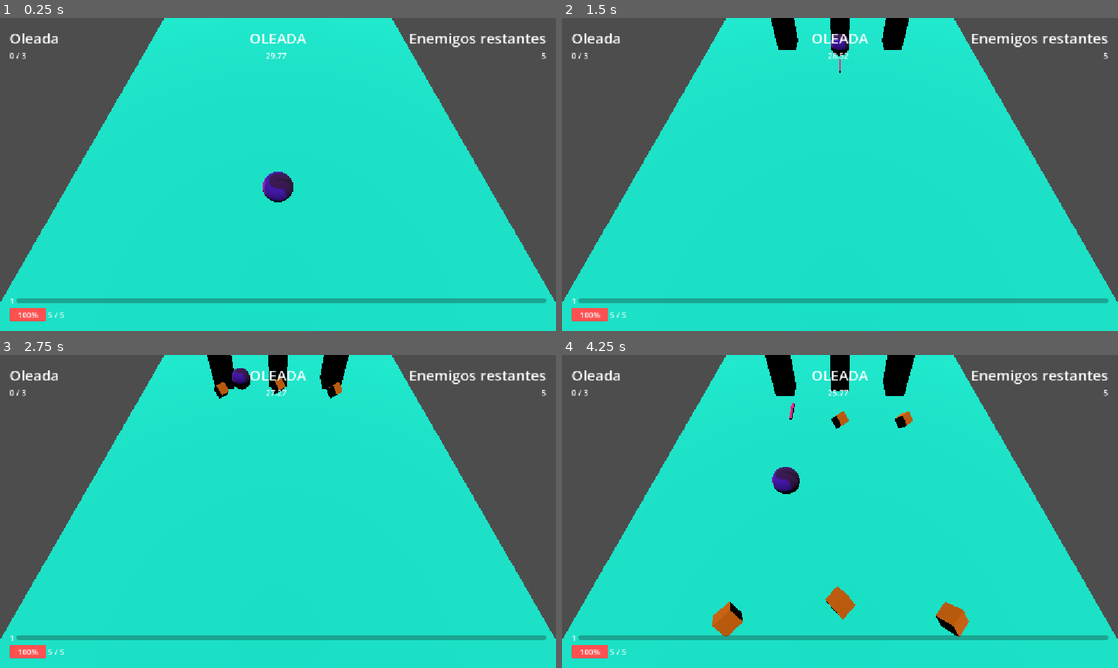
Above: before the commit, frames 1-4 (two rows, left to right).
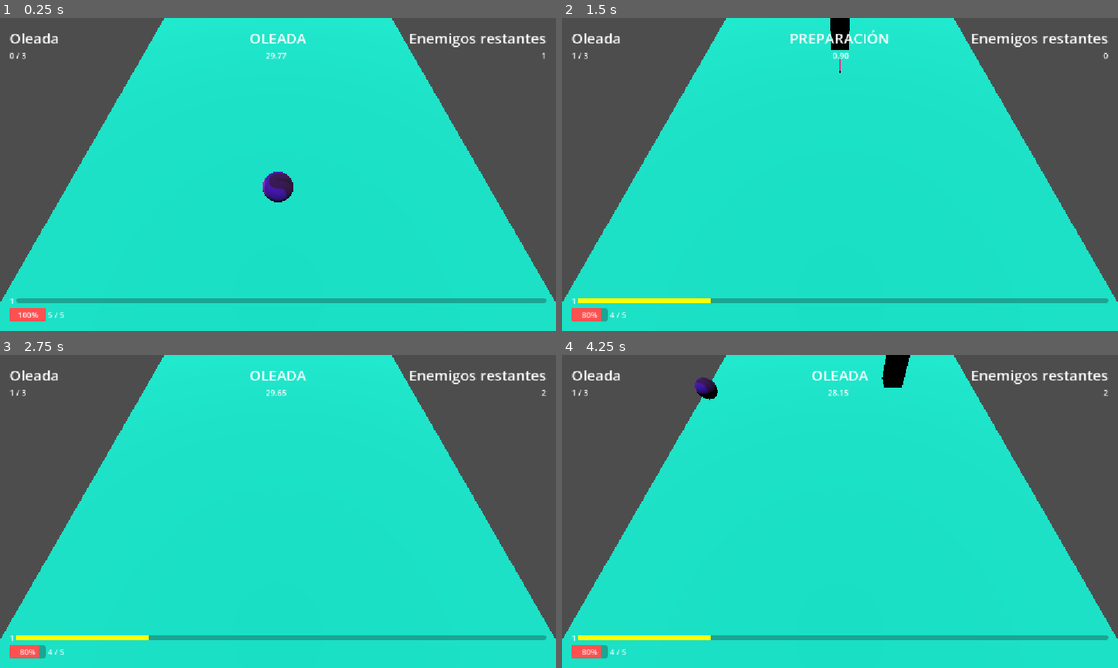
Above: after the commit, the same moments.

Repository: EliOrozco/rapidin
Game: Godot game, scene res://scenes/main_scene.tscn
Same seed, same stepped clock (60 frames per second), same inputs: the game is played once before the commit and once after it. The engine's default icon, where the game draws it, is replaced by a stand-in: a white triangle on a blue panel in a dark square. Sound files missing from this copy of the repository are replaced by a short silence.
Inputs:
- Up to frame 1 (0.25 s): no input
- Up to frame 2 (1.5 s): tap Enter at 0.5 s; hold W (up) from 0.53 s (still down)
- Up to frame 3 (2.75 s): release W (up) at 2.03 s; hold A (left) from 2.03 s (still down)
- Up to frame 4 (4.25 s): release A (left) at 3.53 s; hold S (down) from 3.53 s (still down)

The runs differ from the first frame. In frame 1, less than 0.1% of the frame differs, in the area x 97-99%, y 11-14%; in frame 2, 1.8%; in frame 3, 2.0%; in frame 4, 3.6%, in the area x 1-99%, y 0-97%.

Commit message:
Handle enemy collisions and wave completion
Disable enemy collisions on death, add player damage handling, and update wave cooldown and victory messaging. Add randomized audio pitch and reduce the initial enemy count.

Diff:
--- a/scenes/enemy.tscn
+++ b/scenes/enemy.tscn
@@ -14,6 +14,16 @@
 
 [sub_resource type="BoxMesh" id="BoxMesh_g4v7s"]
 size = Vector3(1, 2, 1)
+
+[sub_resource type="AudioStreamRandomizer" id="AudioStreamRandomizer_21x48"]
+random_pitch = 1.7817973
+streams_count = 1
+stream_0/stream = ExtResource("6_xwavj")
+
+[sub_resource type="AudioStreamRandomizer" id="AudioStreamRandomizer_332ww"]
+random_pitch = 1.7817973
+streams_count = 1
+stream_0/stream = ExtResource("7_nenq2")
 
 [sub_resource type="ViewportTexture" id="ViewportTexture_md484"]
 viewport_path = NodePath("SubViewport")
@@ -35,6 +45,7 @@
 cooldown = 7.0
 
 [node name="CollisionShape3D" type="CollisionShape3D" parent="." unique_id=1292302231]
+unique_name_in_owner = true
 transform = Transform3D(1, 0, 0, 0, 1, 0, 0, 0, 1, 0, 1, 0)
 shape = SubResource("BoxShape3D_g4v7s")
 
@@ -52,11 +63,11 @@
 
 [node name="Click" type="AudioStreamPlayer" parent="." unique_id=280536578]
 unique_name_in_owner = true
-stream = ExtResource("6_xwavj")
+stream = SubResource("AudioStreamRandomizer_21x48")
 
 [node name="EnemyDeath" type="AudioStreamPlayer" parent="." unique_id=454774183]
 unique_name_in_owner = true
-stream = ExtResource("7_nenq2")
+stream = SubResource("AudioStreamRandomizer_332ww")
 
 [node name="_3d_healthbar" parent="." unique_id=434888496 instance=ExtResource("5_c4w8v")]
 unique_name_in_owner = true
--- a/scenes/main_scene.tscn
+++ b/scenes/main_scene.tscn
@@ -23,7 +23,7 @@
 [sub_resource type="Resource" id="Resource_plwno"]
 script = ExtResource("6_18nlu")
 enemy_and_amount = Dictionary[PackedScene, int]({
-ExtResource("3_gubc5"): 5
+ExtResource("3_gubc5"): 1
 })
 metadata/_custom_type_script = "uid://bitl3yan4ddjk"
 
--- a/scripts/SoundPlayer.tscn
+++ b/scripts/SoundPlayer.tscn
@@ -5,17 +5,32 @@
 [ext_resource type="AudioStream" uid="uid://bqf0vh4or6rli" path="res://fx/sfx/death.wav" id="3_lxfhb"]
 [ext_resource type="AudioStream" uid="uid://cnih3mk1ibvd3" path="res://fx/sfx/pickorb.wav" id="4_21x48"]
 
+[sub_resource type="AudioStreamRandomizer" id="AudioStreamRandomizer_g4v7s"]
+random_pitch = 1.7817973
+streams_count = 1
+stream_0/stream = ExtResource("2_lxfhb")
+
+[sub_resource type="AudioStreamRandomizer" id="AudioStreamRandomizer_yf5fn"]
+random_pitch = 1.7817973
+streams_count = 1
+stream_0/stream = ExtResource("3_lxfhb")
+
+[sub_resource type="AudioStreamRandomizer" id="AudioStreamRandomizer_57qmd"]
+random_pitch = 1.7817973
+streams_count = 1
+stream_0/stream = ExtResource("4_21x48")
+
 [node name="SoundPlayer" type="Node" unique_id=161156493]
 script = ExtResource("1_50jlu")
 
-[node name="Hit" type="AudioStreamPlayer" parent="." unique_id=282982824]
+[node name="Hit" type="AudioStreamPlayer" parent="." unique_id=1196551712]
 unique_name_in_owner = true
-stream = ExtResource("2_lxfhb")
+stream = SubResource("AudioStreamRandomizer_g4v7s")
 
 [node name="Death" type="AudioStreamPlayer" parent="." unique_id=83571153]
 unique_name_in_owner = true
-stream = ExtResource("3_lxfhb")
+stream = SubResource("AudioStreamRandomizer_yf5fn")
 
 [node name="Pickorb" type="AudioStreamPlayer" parent="." unique_id=177954537]
 unique_name_in_owner = true
-stream = ExtResource("4_21x48")
+stream = SubResource("AudioStreamRandomizer_57qmd")
--- a/scripts/combat.gd
+++ b/scripts/combat.gd
@@ -2,17 +2,26 @@
 
 signal overhealed
 signal killed
+signal got_hit
+signal invicibility_finished
 
 @export var max_hp : int = 5
+@export_range(0.0, 1, 0.1, "suffix:S") var invicibility : float
+
 var hp : int
 
 func _ready() -> void:
 	hp = max_hp
 
 func take_damage(amount : int) -> void:
+	got_hit.emit()
 	hp -= amount
 	if hp <= 0:
 		kill()
+
+	if invicibility > 0:
+		#var inv_timer : Timer = SceneTree.create_timer(invicibility)
+		pass
 
 func take_heal(amount : int) -> void:
 	hp += amount
--- a/scripts/enemy.gd
+++ b/scripts/enemy.gd
@@ -28,6 +28,7 @@
 		p_proj.destroy()
 
 func health_depleted() -> void:
+	set_collision_enabled(false)
 	var xp_instance : Node3D = xporb.instantiate()
 	get_tree().root.add_child(xp_instance)
 	xp_instance.global_position = global_position
@@ -35,5 +36,8 @@
 
 	%EnemyDeath.play()
 
+func set_collision_enabled(enabled: bool) -> void:
+	%CollisionShape3D.set_deferred("disabled", not enabled)
+
 func _on_enemy_death_finished() -> void:
 	queue_free()
--- a/scripts/enemy_spawner.gd
+++ b/scripts/enemy_spawner.gd
@@ -5,9 +5,6 @@
 @export var can_spawn : bool = true
 
 signal enemy_died
-
-func _ready() -> void:
-	spawn_next()
 
 func spawn_next() -> void:
 	if enemies_details.size() > 0:
@@ -17,6 +14,7 @@
 
 		get_tree().root.add_child(instance)
 		instance.global_position = global_position
+		%Cooldown.start(cooldown)
 
 func enemy_has_died() -> void:
 	enemy_died.emit()
--- a/scripts/player.gd
+++ b/scripts/player.gd
@@ -65,6 +65,13 @@
 				%SoundPlayer.play_sound(sound_player.SOUNDS.PICKUP, true)
 				collider.queue_free()
 
+		if collider.is_in_group("enemy"):
+			%Combat.take_damage(1)
+			%PlayerUi.update_healthbar(%Combat.hp)
+			%SoundPlayer.play_sound(sound_player.SOUNDS.HIT, true)
+
+			(collider as enemy).health_depleted()
+
 func health_depleted() -> void:
 	%SoundPlayer.play_sound(sound_player.SOUNDS.DEATH)
 	Gm.set_player_movement(false)
@@ -77,3 +84,7 @@
 func leveled_up() -> void:
 	%PlayerUi.setup_xpbar(%LevelManager.level_tresholds[%LevelManager.current_level], %LevelManager.current_level)
 	%PlayerUi.update_xp_bar(%LevelManager.current_xp)
+
+
+func _on_combat_got_hit() -> void:
+	pass # Replace with function body.
--- a/scripts/sound_player.gd
+++ b/scripts/sound_player.gd
@@ -10,13 +10,10 @@
 	if pitch_variaton:
 		match which:
 			SOUNDS.HIT:
-				%Hit.pitch_scale = randf_range(0.8, 1.2)
 				%Hit.play()
 			SOUNDS.DEATH:
-				%Death.pitch_scale = randf_range(0.8, 1.2)
 				%Death.play()
 			SOUNDS.PICKUP:
-				%Pickorb.pitch_scale = randf_range(0.8, 1.2)
 				%Pickorb.play()
 
 
--- a/scripts/wave_manager.gd
+++ b/scripts/wave_manager.gd
@@ -45,6 +45,7 @@
 		%time_content_label.text = "OLEADA"
 	else:
 		current_mode = MODE.WAITING
+		%time_content_label.text = "GANASTE"
 
 func assign_enemies_to_points() -> void:
 	#get all enemies in wave
@@ -76,6 +77,7 @@
 	current_mode = MODE.WAITING
 	%time_content_label.text = "PREPARACIÓN"
 	%wave_cooldown.start()
+	%wave_dur_remaining.stop()
 
 func _on_wave_cooldown_timeout() -> void:
 	start_wave()
